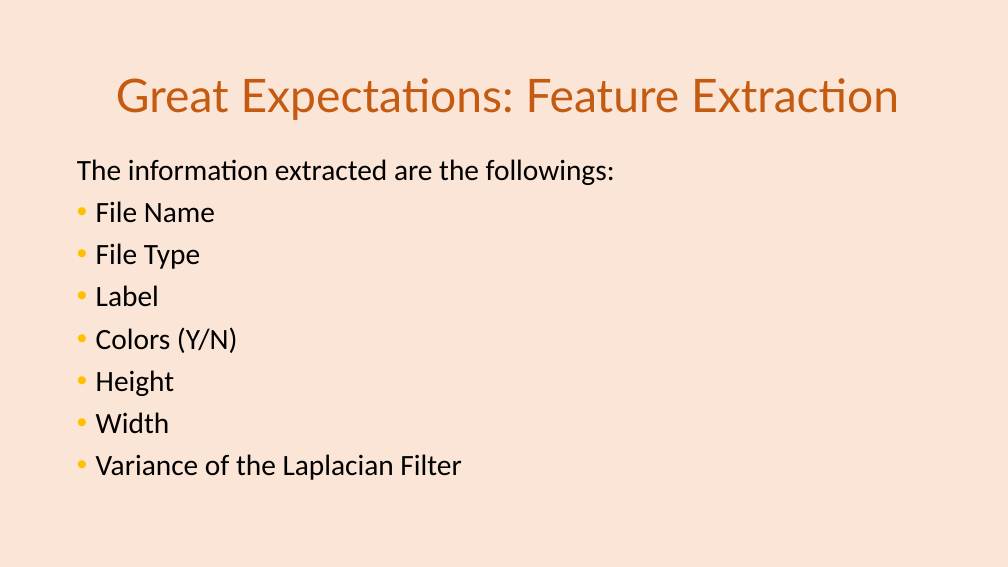
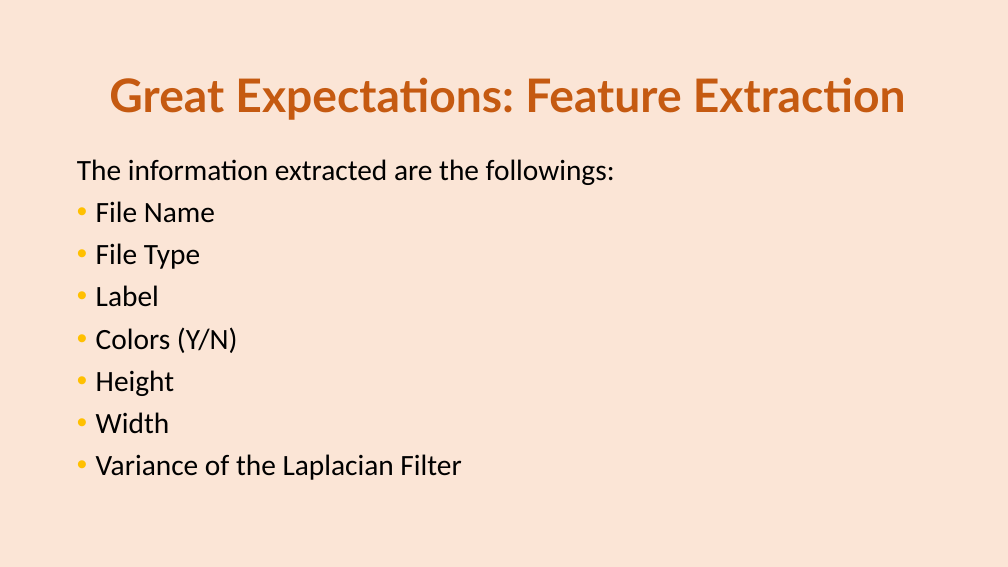
Before and after one commit to se4ai2223-uniba/architectural-style-recognition, a slide deck: slide 4 of docs/ArchiNet Team-Milestone 3.pptx. Drawn at 1008x567 pixels with LibreOffice and Linux fonts; fonts in the diff are those of the drawing. Boxes give left, top, right and bottom in pixels: in the first picture for what was removed or moved away, otherwise in the second. Text is boxed around its words. In the diff, an @@ line names an element or a change of style, - is before the commit and + after.

```diff
--- a/docs/ArchiNet Team-Milestone 3.pptx
+++ b/docs/ArchiNet Team-Milestone 3.pptx
@@ title "Great Expectations: Feature Extraction" at [109,77,906,120]: bold on @@
```
Also in this commit, not shown: 19 other slides changed, 1 slide added, 1 slide removed.
